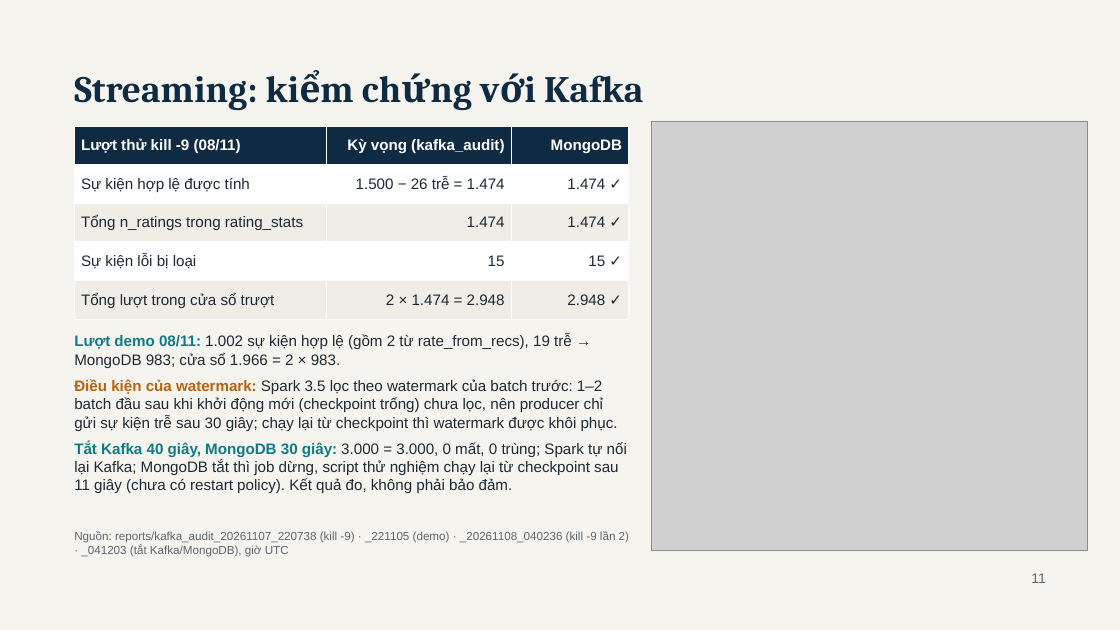
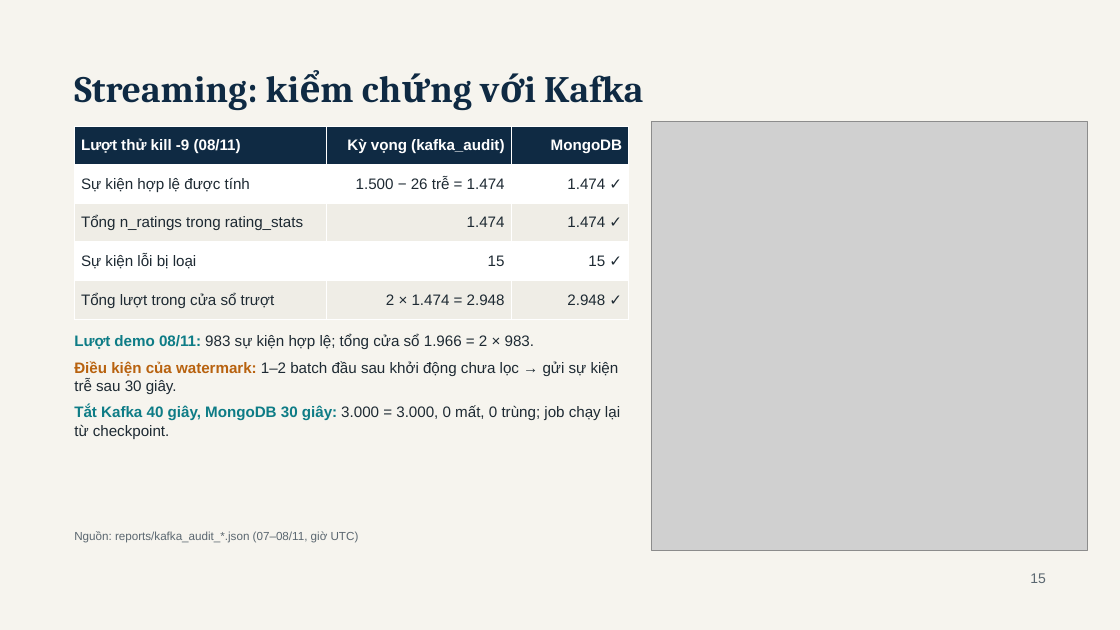
Before and after one commit to haoluonghuynhngoc/Group_06_BigData, a slide deck: slide 15 of Present/BookPulse - BDA501 Session 10 Final Presentation.pptx (slide 11 before the commit). Drawn at 1120x630 pixels with LibreOffice and Linux fonts; fonts in the diff are those of the drawing; grey boxes stand for pictures. Boxes give left, top, right and bottom in pixels: in the first picture for what was removed or moved away, otherwise in the second. Text is boxed around its words. In the diff, an @@ line names an element or a change of style, - is before the commit and + after.

Commit message:
Decks: Session 10 adds agenda, batch 4-step, one-event stream flow, fixes-after-review, detail architecture next to overview; Session 8 reworked as why topic -> architecture -> what it implies, team title, demo slide; slimmer detail diagram, shorter text; scripts, Q&A and demo refs renumbered

```diff
--- a/Present/BookPulse - BDA501 Session 10 Final Presentation.pptx
+++ b/Present/BookPulse - BDA501 Session 10 Final Presentation.pptx
@@ text at [74,334,620,439]: text changed @@
-Lượt demo 08/11: 1.002 sự kiện hợp lệ (gồm 2 từ rate_from_recs), 19 trễ → MongoDB 983; cửa sổ 1.966 = 2 × 983.
-Điều kiện của watermark: Spark 3.5 lọc theo watermark của batch trước: 1–2 batch đầu sau khi khởi động mới (checkpoint trống) chưa lọc, nên producer chỉ gửi sự kiện trễ sau 30 giây; chạy lại từ checkpoint thì watermark được khôi phục.
-Tắt Kafka 40 giây, MongoDB 30 giây: 3.000 = 3.000, 0 mất, 0 trùng; Spark tự nối lại Kafka; MongoDB tắt thì job dừng, script thử nghiệm chạy lại từ checkpoint sau 11 giây (chưa có restart policy). Kết quả đo, không phải bảo đảm.
+Lượt demo 08/11: 983 sự kiện hợp lệ; tổng cửa sổ 1.966 = 2 × 983.
+Điều kiện của watermark: 1–2 batch đầu sau khởi động chưa lọc → gửi sự kiện trễ sau 30 giây.
+Tắt Kafka 40 giây, MongoDB 30 giây: 3.000 = 3.000, 0 mất, 0 trùng; job chạy lại từ checkpoint.
@@ text at [74,531,359,543]: text changed @@
-Nguồn: reports/kafka_audit_20261107_220738 (kill -9) · _221105 (demo) · _20261108_040236 (kill -9 lần 2) · _041203 (tắt Kafka/MongoDB), giờ UTC
+Nguồn: reports/kafka_audit_*.json (07–08/11, giờ UTC)
@@ text at [1030,573,1046,583]: text changed @@
-11
+15
```
Also in this commit, not shown: 14 other slides changed, 4 slides added, 5 other files.
